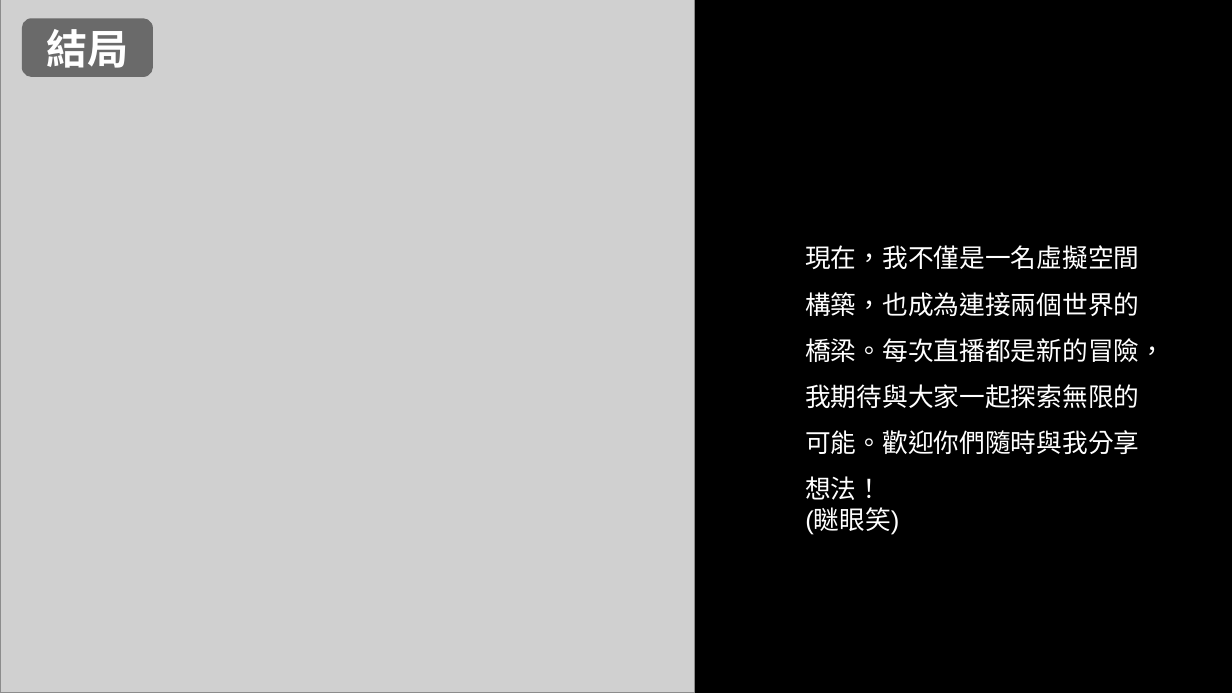
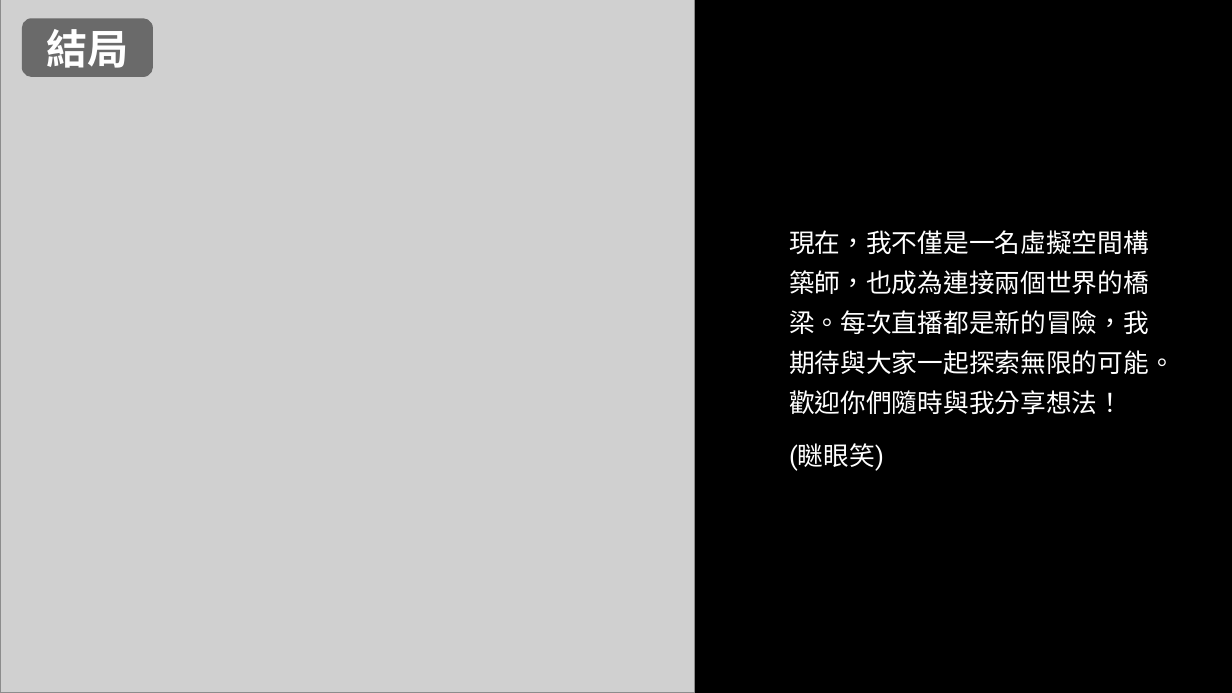
Before and after one commit to CornuDev/ca2024f, a slide deck: slide 8 of hw01.pptx. Drawn at 1232x693 pixels with LibreOffice and Linux fonts; fonts in the diff are those of the drawing; grey boxes stand for pictures. Boxes give left, top, right and bottom in pixels: in the first picture for what was removed or moved away, otherwise in the second. Text is boxed around its words. In the diff, an @@ line names an element or a change of style, - is before the commit and + after.

```diff
--- a/hw01.pptx
+++ b/hw01.pptx
@@ text "現在，我不僅是一名虛擬空間構築師，也成為連接兩個世界的橋梁。每次直播都是新的冒險，我期待與大家一起探索無限的可能。歡迎你 ...": place and size @@
-text "現在，我不僅是一名虛擬空間構築師，也成為連接兩個世界的橋梁。每次直播都是新的冒險，我期待與大家一起探索無限的可能。歡迎你 ..." at [805, 245, 1165, 535]
+text "現在，我不僅是一名虛擬空間構築師，也成為連接兩個世界的橋梁。每次直播都是新的冒險，我期待與大家一起探索無限的可能。歡迎你 ..." at [789, 230, 1175, 471]
@@ text at [789, 230, 1175, 414]: text changed; font Arial to Roboto @@
-現在，我不僅是一名虛擬空間構築，也成為連接兩個世界的橋梁。每次直播都是新的冒險，我期待與大家一起探索無限的可能。歡迎你們隨時與我分享想法！
+現在，我不僅是一名虛擬空間構築師，也成為連接兩個世界的橋梁。每次直播都是新的冒險，我期待與大家一起探索無限的可能。歡迎你們隨時與我分享想法！
@@ text at [789, 443, 884, 471]: font Arial to Roboto in "(瞇眼笑)"; line spacing 1 to 1.3; more space between paragraphs @@
```
Also in this commit, not shown: 7 other slides changed, 1 other file.
